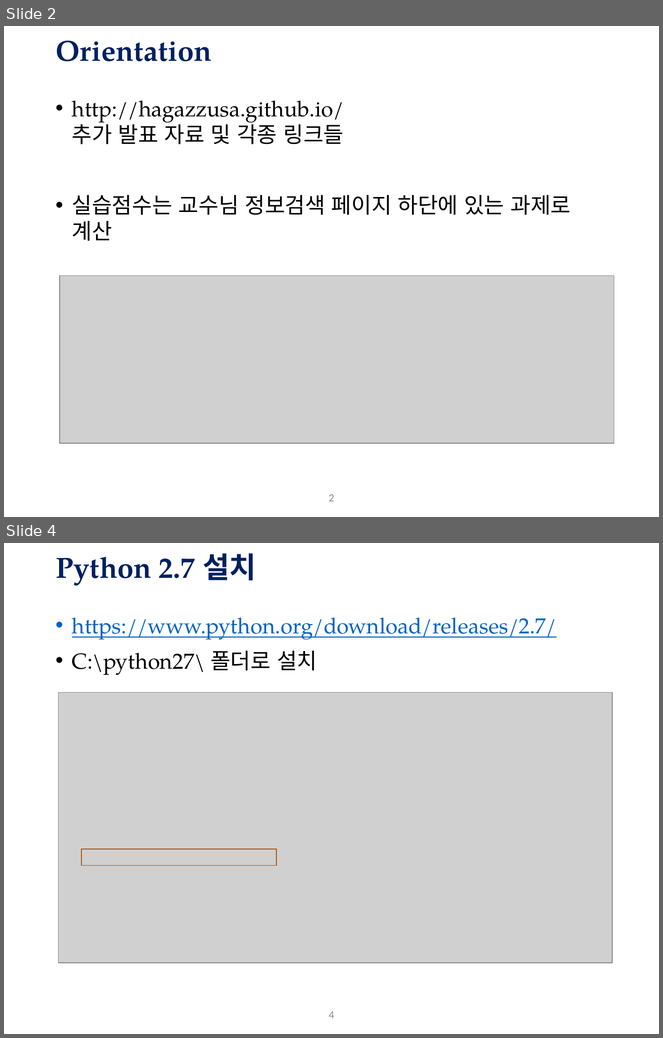
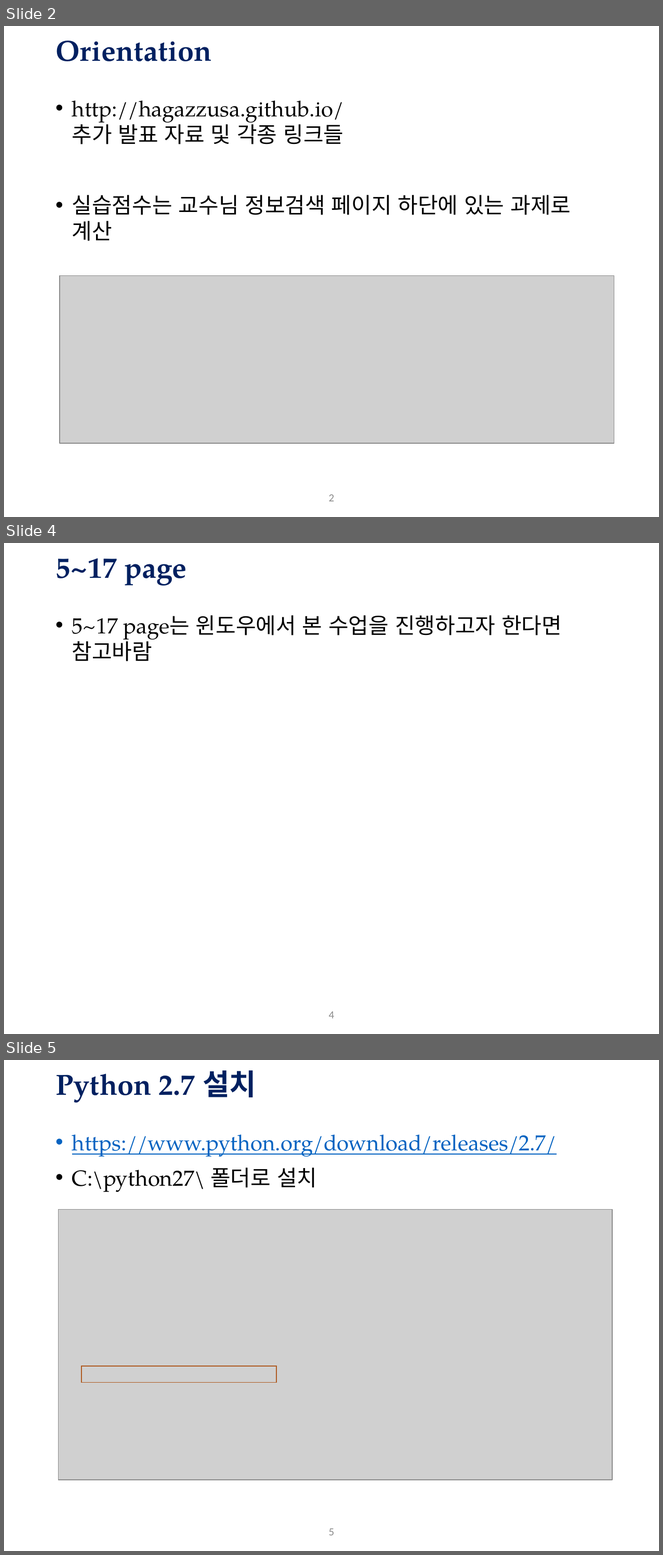
Before and after one commit to Hagazzusa/gykim.github.io, a slide deck: data/ot&env.pptx. Shown one above the other, each under a label of ours: slides 2 and 4 before the commit, slides 2, 4 and 5 after it; the slides between them are not shown. The pictures are 663x1038 and 663x1555 pixels, drawn with LibreOffice and Linux fonts; fonts in the diff are those of the drawing; grey boxes stand for pictures; background and template pictures are left out. Boxes give left, top, right and bottom in pixels: in the first picture for what was removed or moved away, otherwise in the second. Text is boxed around its words. In the diff, an @@ line names an element or a change of style, - is before the commit and + after.

```diff
--- a/data/ot&env.pptx
+++ b/data/ot&env.pptx
@@ slide 4 added at (4, 543, 659, 1034), background #FFFFFF; not listed: 1 template element that a slide beside it also shows @@
@@ title added at (55, 558, 187, 586), 32 pt, text #002060, bold @@
+5~17 page
@@ text added at (72, 615, 562, 662), 24 pt, text #000000 @@
+• 5~17 page는 윈도우에서 본 수업을 진행하고자 한다면 참고바람
@@ what was slide 4 is now slide 5 @@
@@ page number at (329, 1529, 335, 1536): text changed @@
-4
+5
```
Also in this commit, not shown: 3 slides changed, 13 other slides added, 1 slide removed.
